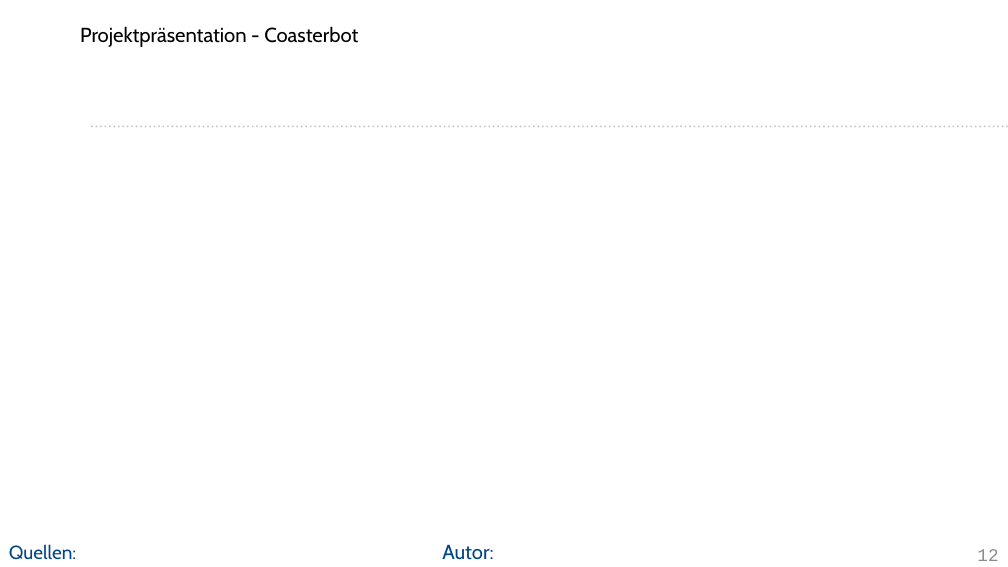
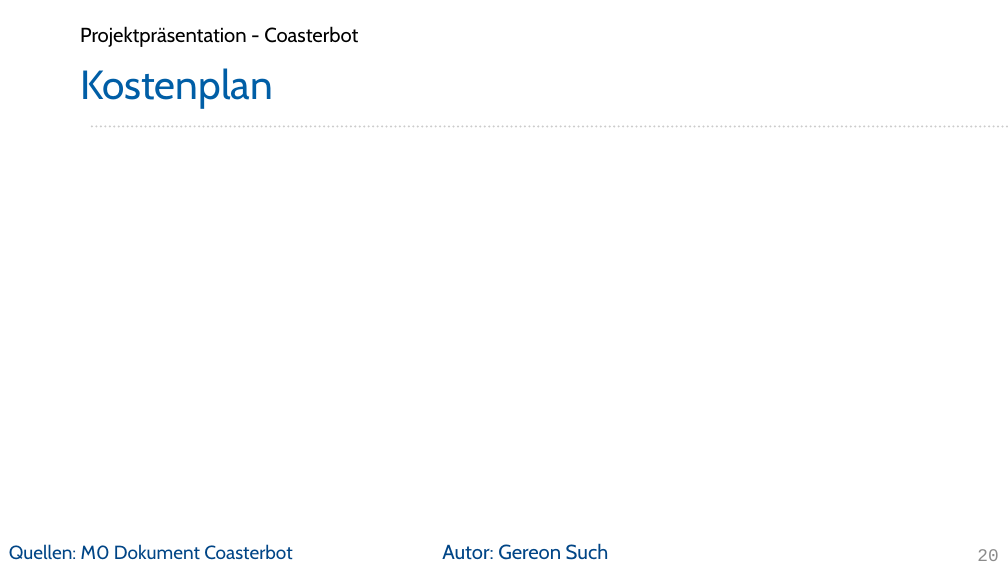
Before and after one commit to Project-CoasterBot/coasterbot, a slide deck: slide 20 of M6_Projekträsentation/gs_Projektpräsentation_Coasterbot.odp (slide 12 before the commit). Drawn at 1008x567 pixels with LibreOffice and Linux fonts; fonts in the diff are those of the drawing; background and template pictures are left out. Boxes give left, top, right and bottom in pixels: in the first picture for what was removed or moved away, otherwise in the second. Text is boxed around its words. In the diff, an @@ line names an element or a change of style, - is before the commit and + after.

```diff
--- a/M6_Projekträsentation/gs_Projektpräsentation_Coasterbot.odp
+++ b/M6_Projekträsentation/gs_Projektpräsentation_Coasterbot.odp
@@ title added at box(80, 68, 273, 108), 32 pt, text #005EA6 @@
+Kostenplan
@@ text at box(9, 544, 292, 560): text changed @@
-Quellen:
+Quellen: M0 Dokument Coasterbot
@@ text at box(442, 543, 609, 560): text changed @@
-Autor:
+Autor: Gereon Such
@@ page number at box(977, 549, 998, 561): text changed @@
-12
+20
```
Also in this commit, not shown: 8 slides added, 1 other file.
